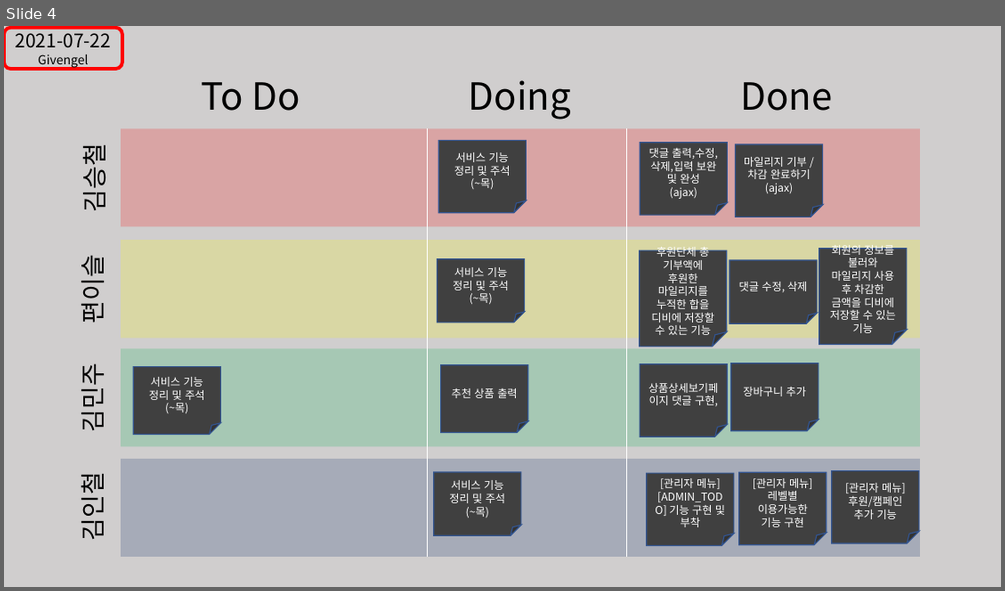
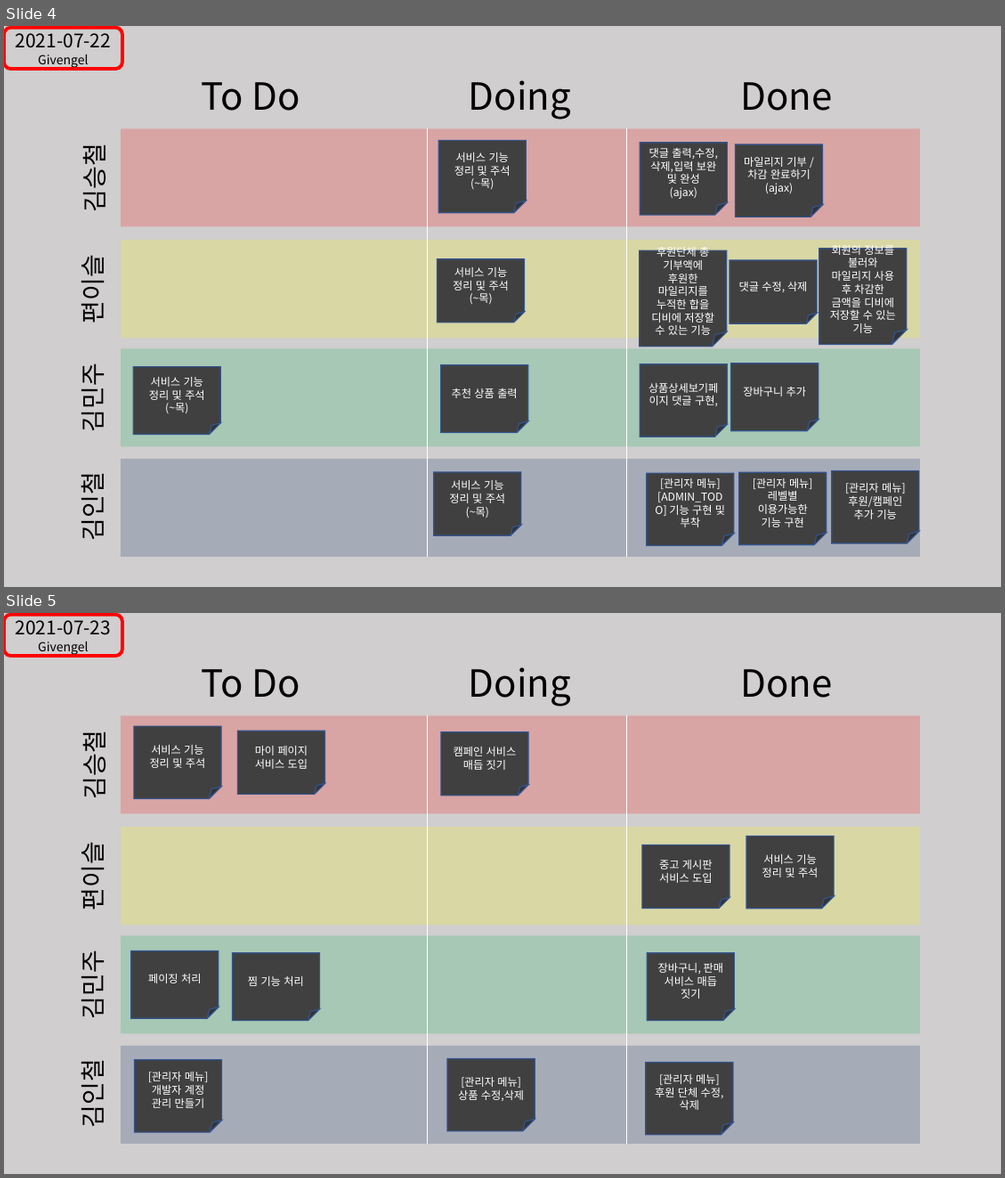
Before and after one commit to GIVENGEL/GivEngel-Project, a slide deck: 칸반보드.pptx. Shown one above the other, each under a label of ours: slide 4 before the commit, slides 4 and 5 after it. The pictures are 1005x591 and 1005x1178 pixels, drawn with LibreOffice and Linux fonts; fonts in the diff are those of the drawing. Boxes give left, top, right and bottom in pixels: in the first picture for what was removed or moved away, otherwise in the second. Text is boxed around its words. In the diff, an @@ line names an element or a change of style, - is before the commit and + after.

Commit message:
2021-07-23 22:28
2021-07-23 커밋하겠습니다.
관리자 메뉴 - 후원 수정/삭제 기능
관리자 메뉴 - 상품 수정/검색 기능
관리자 메뉴 - UI 개선

```diff
--- a/칸반보드.pptx
+++ b/칸반보드.pptx
@@ slide 5 added at [4,613,1001,1174], background #D0CECE @@
@@ rounded rectangle added at [4,615,122,656], outline #FF0000 3.25 pt, 18 pt, text #000000 @@
+2021-07-23
+Givengel
@@ text added at [201,669,299,698], 36 pt, text #000000 @@
+To Do
@@ text added at [469,667,571,706], 36 pt, text #000000 @@
+Doing
@@ text added at [740,669,832,698], 36 pt, text #000000 @@
+Done
@@ rectangle added at [121,715,920,813], fill #FF0000 at 20% opacity @@
@@ line added from (428, 715) to (428, 1143), #FFFFFF 0.5 pt @@
@@ line added from (626, 715) to (626, 1143), #FFFFFF 0.5 pt @@
@@ text added at [75,737,112,797], 24 pt, text #000000 @@
+김승철
@@ folded corner added at [134,726,222,798], fill #404040, outline #325491 1 pt, 10.5 pt, text #FFFFFF @@
+서비스 기능 정리 및 주석
@@ folded corner added at [237,730,324,794], fill #404040, outline #325491 1 pt, 10.5 pt, text #FFFFFF @@
+마이 페이지 서비스 도입
@@ folded corner added at [441,732,528,795], fill #404040, outline #325491 1 pt, 10.5 pt, text #FFFFFF @@
+캠페인 서비스 매듭 짓기
@@ text added at [73,848,110,908], 24 pt, text #000000 @@
+편이슬
@@ rectangle added at [121,827,920,925], fill #FFFF00 at 20% opacity @@
@@ folded corner added at [642,844,729,908], fill #404040, outline #325491 1 pt, 10.5 pt, text #FFFFFF @@
+중고 게시판 서비스 도입
@@ folded corner added at [746,835,834,908], fill #404040, outline #325491 1 pt, 10.5 pt, text #FFFFFF @@
+서비스 기능 정리 및 주석
@@ text added at [73,957,110,1017], 24 pt, text #000000 @@
+김민주
@@ rectangle added at [121,935,920,1033], fill #00B050 at 20% opacity @@
@@ folded corner added at [131,951,218,1018], fill #404040, outline #325491 1 pt, 10.5 pt, text #FFFFFF @@
+페이징 처리
@@ folded corner added at [232,952,320,1020], fill #404040, outline #325491 1 pt, 10.5 pt, text #FFFFFF @@
+찜 기능 처리
@@ folded corner added at [647,952,735,1020], fill #404040, outline #325491 1 pt, 10.5 pt, text #FFFFFF @@
+장바구니, 판매 서비스 매듭 짓기
@@ text added at [73,1065,110,1126], 24 pt, text #000000 @@
+김인철
@@ rectangle added at [121,1046,920,1143], fill #002060 at 20% opacity @@
@@ folded corner added at [134,1060,222,1132], fill #404040, outline #325491 1 pt, 10.5 pt, text #FFFFFF @@
+[관리자 메뉴]
+개발자 계정 관리 만들기
@@ folded corner added at [447,1059,535,1131], fill #404040, outline #325491 1 pt, 10.5 pt, text #FFFFFF @@
+[관리자 메뉴]
+상품 수정,삭제
@@ folded corner added at [646,1062,733,1135], fill #404040, outline #325491 1 pt, 10.5 pt, text #FFFFFF @@
+[관리자 메뉴]
+후원 단체 수정, 삭제
```
Also in this commit, not shown: 1 slide changed, 34 other files.
